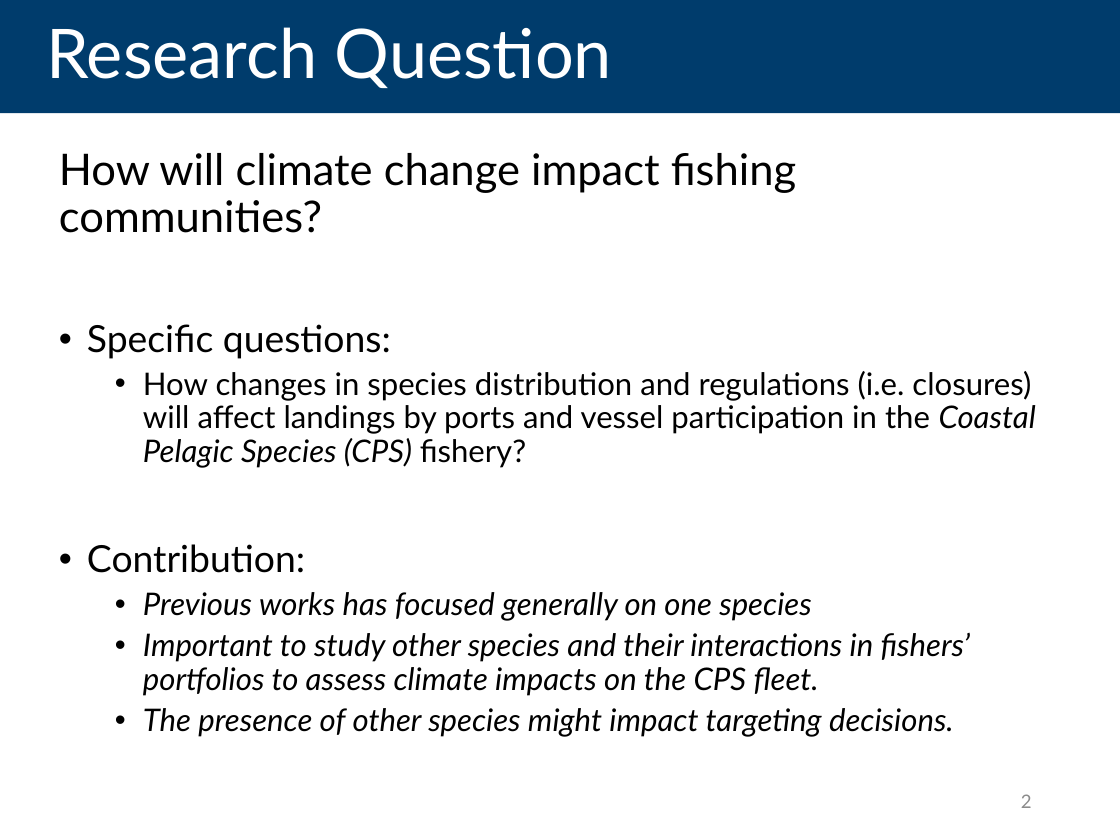
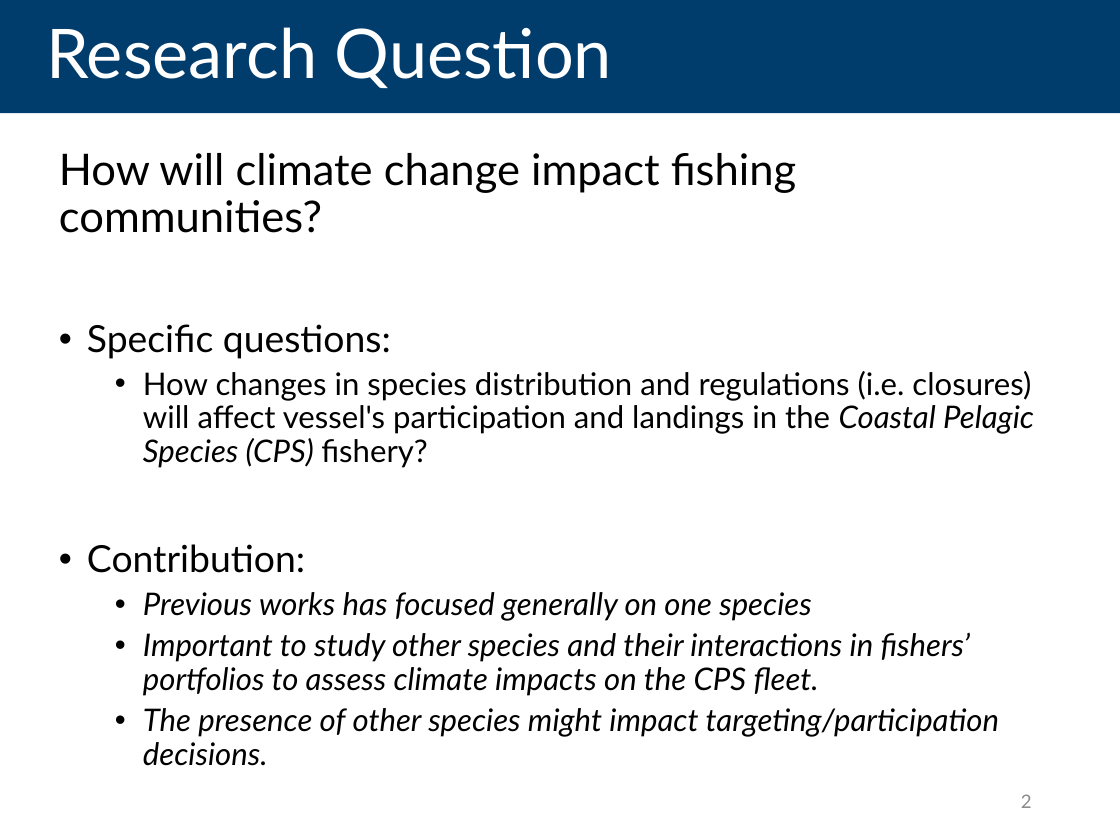
Before and after one commit to futureseas/EconAnalysis, a slide deck: slide 2 of Slides/portfolio_subs_FQE.pptx. Drawn at 1120x840 pixels with LibreOffice and Linux fonts; fonts in the diff are those of the drawing. Boxes give left, top, right and bottom in pixels: in the first picture for what was removed or moved away, otherwise in the second. Text is boxed around its words. In the diff, an @@ line names an element or a change of style, - is before the commit and + after.

Commit message:
update landing paper

```diff
--- a/Slides/portfolio_subs_FQE.pptx
+++ b/Slides/portfolio_subs_FQE.pptx
@@ text at box(143, 371, 1034, 468): text changed @@
-  • How changes in species distribution and regulations (i.e. closures) will affect landings by ports and vessel participation in the Coastal Pelagic Species (CPS) fishery?
+  • How changes in species distribution and regulations (i.e. closures) will affect vessel's participation and landings in the Coastal Pelagic Species (CPS) fishery?
@@ text at box(143, 708, 999, 766): text changed @@
-  • The presence of other species might impact targeting decisions.
+  • The presence of other species might impact targeting/participation decisions.
```
Also in this commit, not shown: 6 other slides changed, 1 slide added, 3 other files.
